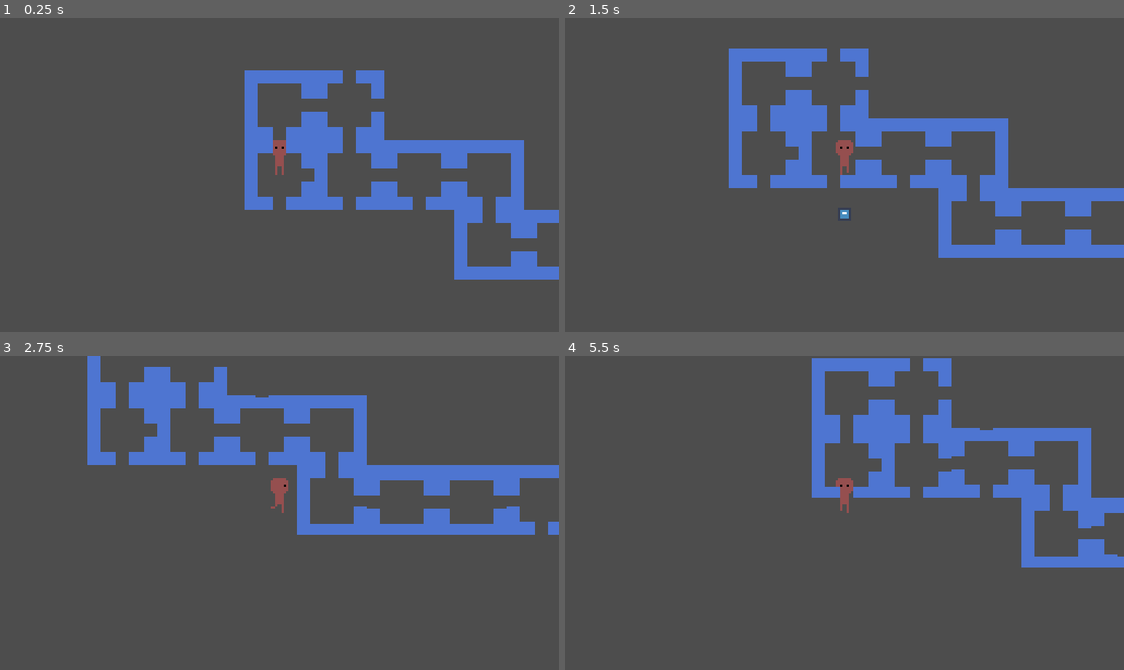
Above: before the commit, frames 1-4 (two rows, left to right).
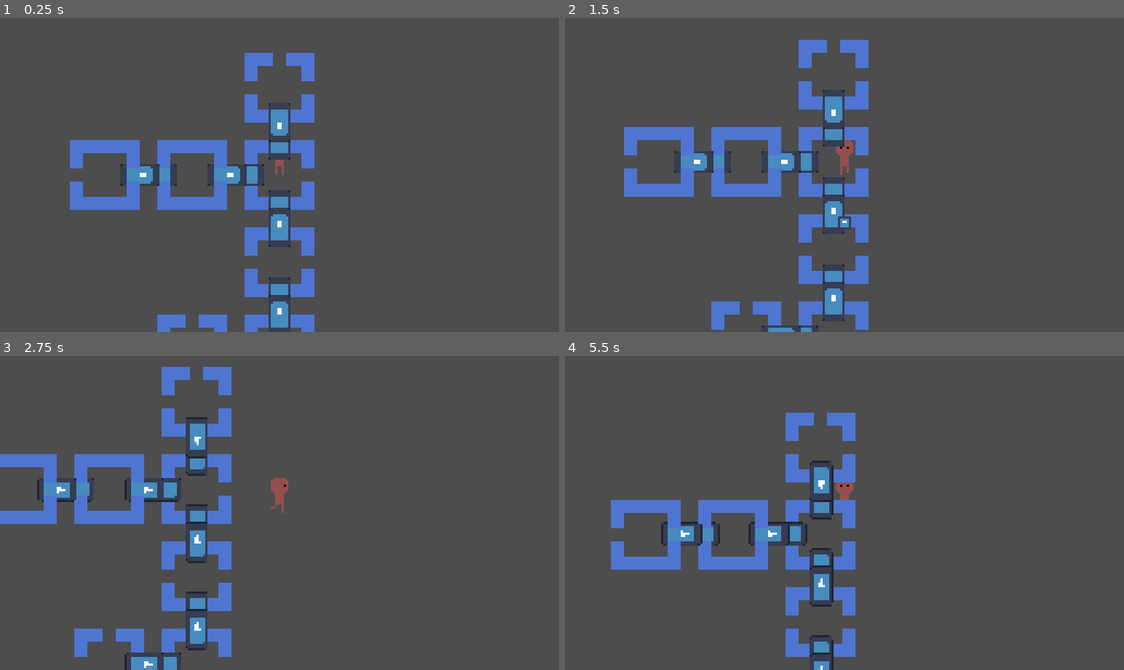
Above: after the commit, the same moments.

Repository: HarryDCheese/team-first-game
Game: Godot game, scene res://scene/world/main.tscn
Same seed, same stepped clock (60 frames per second), same inputs: the game is played once before the commit and once after it. This scene is started directly instead of the project's main scene. The engine's default icon, where the game draws it, is replaced by a stand-in: a white triangle on a blue panel in a dark square.
Inputs:
- Up to frame 1 (0.25 s): no input
- Up to frame 2 (1.5 s): tap Enter at 0.5 s; hold Right (move_right) 0.53-1.28 s; hold J (primary_attack) 0.53-1.28 s; hold Down (move_down) from 1.28 s (still down); tap K (shoot) at 1.35 s
- Up to frame 3 (2.75 s): release Down (move_down) at 2.03 s; hold Right (move_right) from 2.03 s (still down); hold J (primary_attack) from 2.03 s (still down)
- Up to frame 4 (5.5 s): release Right (move_right) at 2.78 s; release J (primary_attack) at 2.78 s; hold Up (move_up) 2.78-3.53 s; tap K (shoot) at 2.85, 4.35 s; hold J (primary_attack) 3.53-4.28 s; hold A (move_left) 3.53-5.03 s; hold Down (move_down) from 5.03 s (still down); hold J (primary_attack) from 5.03 s (still down)

The runs differ from the first frame. In frame 1, 16% of the frame differs, in the area x 12-100%, y 11-100%; in frame 2, 18%; in frame 3, 20%, in the area x 0-100%, y 0-100%; in frame 4, 18%.

Commit message:
Adjust Dungeon Generator
Implement room resources
Adding presentative visual component
Adding door resource
Debugging pickroom and door_enabling algorithm
Adjust expand room algorithm

Diff:
--- /dev/null
+++ b/scene/world/RoomGenerator/DoorScene/door.tscn
@@ -0,0 +1,22 @@
+[gd_scene load_steps=5 format=3 uid="uid://dj1s410d5olxw"]
+
+[ext_resource type="Texture2D" uid="uid://c3pjd072hoi8o" path="res://icon.svg" id="2_dv3wo"]
+
+[sub_resource type="GDScript" id="GDScript_0tlkh"]
+
+[sub_resource type="RectangleShape2D" id="RectangleShape2D_ypqmy"]
+size = Vector2(1.25, 2)
+
+[sub_resource type="AtlasTexture" id="AtlasTexture_7r4uk"]
+atlas = ExtResource("2_dv3wo")
+region = Rect2(0, 0, 128, 128)
+
+[node name="door" type="StaticBody2D"]
+script = SubResource("GDScript_0tlkh")
+
+[node name="CollisionShape2D" type="CollisionShape2D" parent="."]
+shape = SubResource("RectangleShape2D_ypqmy")
+
+[node name="Sprite2D" type="Sprite2D" parent="."]
+scale = Vector2(0.08203128, 0.14453131)
+texture = SubResource("AtlasTexture_7r4uk")
--- /dev/null
+++ b/scene/world/RoomGenerator/DoorScene/normal_room_doors.gd
@@ -0,0 +1,21 @@
+extends Node2D
+@onready var Room = get_parent()
+@onready var scalar = Room.RoomLength
+
+const DirectionVector ={
+	"up": Vector2(0,-1),
+	"down": Vector2(0,1),
+	"left": Vector2(-1,0),
+	"right": Vector2(1,0)
+}
+
+func _ready():
+	door_set_up()
+
+func door_set_up() -> void:
+	var rotation_factor = -1
+	for dir in ["up","right","down","left"]:
+		rotation_factor += 1
+		var dir_door = get_node(dir)
+		dir_door.position = scalar/2*DirectionVector[dir]
+		dir_door.rotation= PI/2*rotation_factor
--- /dev/null
+++ b/scene/world/RoomGenerator/DoorScene/special_room_doors.gd
@@ -0,0 +1,21 @@
+extends Node2D
+@onready var Room = get_parent()
+@onready var scalar = Room.RoomLength
+
+const DirectionVector ={
+	"up": Vector2(0,-1),
+	"down": Vector2(0,1),
+	"left": Vector2(-1,0),
+	"right": Vector2(1,0)
+}
+
+func _ready():
+	door_set_up()
+
+func door_set_up() -> void:
+	var rotation_factor = -1
+	for dir in ["right","left"]:
+		rotation_factor += 2
+		var dir_door = get_node(dir)
+		dir_door.position = scalar/2*DirectionVector[dir]
+		dir_door.rotation= PI/2*rotation_factor
--- a/scene/world/RoomGenerator/data_driven_dungeo_generator.gd
+++ b/scene/world/RoomGenerator/Generatorscript/data_driven_dungeo_generator.gd
@@ -1,29 +1,16 @@
 extends Node2D
 
-const room_size = 32
-const RoomTemplate =[
-	{
-		"type": "normal",
-		"scene": preload("res://scene/world/RoomGenerator/RoomScenes/normal_room.tscn"),
-		"doors": ["up","down","left","right"],
-		"weight": 1
-	},
-	{
-		"type": "special",
-		"scene": preload("res://scene/world/RoomGenerator/RoomScenes/special_room.tscn"),
-		"doors": ["left","right"],
-		"weight": 4
-	}
-]
+const room_size = 40
+@export var RoomTemplate: Array[RoomData]
+
 const DirectionVector ={
 	"up": Vector2(0,-1),
 	"down": Vector2(0,1),
 	"left": Vector2(-1,0),
 	"right": Vector2(1,0)
 }
-var PositionGrid := {}
 
-@export var MaxRooms := 15
+@export var MaxRooms := 10
 var dungeon := {}
 var frontier := []
 
@@ -38,7 +25,7 @@
 	dungeon[start_pos] = get_room_by_type("normal")
 	frontier.append(start_pos)
 
-	while frontier.size() > 0 and dungeon.size() < MaxRooms:
+	while frontier.size() > 0 and dungeon.size() <= MaxRooms:
 		var current = frontier.pop_front()
 		expand_room(current)
 
@@ -46,51 +33,56 @@
 
 func expand_room(pos):
 	var room_data = dungeon[pos]
-
 	for dir in room_data.doors:
-		if randf() < 0.5:
+		if randi()%2 <1:
 			continue
+		if dungeon.size()> MaxRooms:
+			return
 
 		var next_pos = pos + DirectionVector[dir]
-
 		if dungeon.has(next_pos):
 			continue
 
-		var new_room = PickRoom(pos)
+		var neighbor_counter = 0
+		for r in ["up","down","left","right"]:
+			var neighbor_pos = next_pos + DirectionVector[r]
+			if dungeon.has(neighbor_pos):
+				neighbor_counter +=1
 
-		dungeon[next_pos] = new_room
+		if neighbor_counter>= 2:
+			continue
+		dungeon[next_pos] = PickRoom(dir)
 		frontier.append(next_pos)
-
-func PickRoom(pos):
-	var room_data = dungeon[pos]
-	var room_selection= []
-	for i in RoomTemplate:
-		for r in i.doors:
-			if opposite(r) in room_data.doors:
-				room_selection.append(i)
-	return weight_based_selector(room_selection).duplicate(true)
 
 func spawn_rooms():
 	for pos in dungeon.keys():
 		var room_data = dungeon[pos]
-		var room = room_data["scene"].instantiate()
+		var room = room_data.scene.instantiate()
 
 		room.position = pos*room_size
 		add_child(room)
-		room_data["instance"]= room
-	finalize_rooms()
+		dungeon[pos]={
+			"data": room_data,
+			"instance": room
+		}
+	enable_doors()
 
-func finalize_rooms():
+func enable_doors():
 	for pos in dungeon.keys():
-		var room = dungeon[pos].instance
+		var room_info = dungeon[pos]
+		var room_instance = room_info["instance"]
 
 		for dir in ["up", "down", "left", "right"]:
-			if not room.has_node(dir):
+			if not room_instance.has_node("Doors/" + dir):
 				continue
-			var neighbor_pos = pos + DirectionVector[dir]
-			var door_node = room.get_node(dir)
+			var next_pos = pos + DirectionVector[dir]
+			var door_node = room_instance.get_node("Doors/" + dir)
 
-			door_node.visible = dungeon.has(neighbor_pos)
+			if dungeon.has(next_pos):
+				var next_room_data = dungeon[next_pos]["data"]
+				door_node.visible = opposite(dir) in next_room_data.doors
+			else:
+				door_node.visible = false
 
 func opposite(dir):
 	return {
@@ -100,13 +92,25 @@
 		"right": "left"
 	}[dir]
 
+func PickRoom(dir):
+	var room_selection= []
+	for i in RoomTemplate:
+		if opposite(dir) in i.doors:
+			room_selection.append(i)
+
+	if room_selection.is_empty():
+		push_error("no dir found for " + dir)
+		return RoomTemplate[0]
+
+	return weight_based_selector(room_selection)
+
 func weight_based_selector(selection_list):
 	var total_weight=0
 
 	for i in selection_list:
 		total_weight += i.weight
 
-	var roll = randi()%total_weight
+	var roll = randi() % total_weight
 	var weight_in_run=0
 
 	for i in selection_list:
@@ -118,5 +122,5 @@
 func get_room_by_type(type):
 	for i in RoomTemplate:
 		if i.type==type:
-			return i.duplicate(true)
+			return i
 	return null
--- /dev/null
+++ b/scene/world/RoomGenerator/Generatorscript/data_driven_dungeon_generator.tscn
@@ -0,0 +1,10 @@
+[gd_scene load_steps=5 format=3 uid="uid://ccsdlyp8qwjbx"]
+
+[ext_resource type="Script" uid="uid://copkswo67umw4" path="res://scene/world/RoomGenerator/Generatorscript/data_driven_dungeo_generator.gd" id="1_5u7pm"]
+[ext_resource type="Resource" uid="uid://cf6tb4oqcgiw0" path="res://scene/world/RoomGenerator/RoomResources/normal_room.tres" id="2_mnmb0"]
+[ext_resource type="Script" uid="uid://dua655yrf56ru" path="res://scene/world/RoomGenerator/RoomResources/RoomData.gd" id="2_wlftj"]
+[ext_resource type="Resource" uid="uid://cj1b2crxyn28u" path="res://scene/world/RoomGenerator/RoomResources/special_room.tres" id="3_wlftj"]
+
+[node name="Data-DrivenDungeonGenerator" type="Node2D"]
+script = ExtResource("1_5u7pm")
+RoomTemplate = Array[ExtResource("2_wlftj")]([ExtResource("2_mnmb0"), ExtResource("3_wlftj")])
--- a/scene/world/RoomGenerator/dungeon_generator.tscn
+++ b/scene/world/RoomGenerator/Generatorscript/dungeon_generator.tscn
@@ -1,6 +1,6 @@
 [gd_scene load_steps=17 format=3 uid="uid://cyc1i6bgrb1b1"]
 
-[ext_resource type="Script" uid="uid://cal6kcrvk55o3" path="res://scene/world/RoomGenerator/dungeon_generator.gd" id="1_dmsmm"]
+[ext_resource type="Script" uid="uid://cal6kcrvk55o3" path="res://scene/world/RoomGenerator/Generatorscript/dungeon_generator.gd" id="1_dmsmm"]
 [ext_resource type="PackedScene" uid="uid://n087seo3hxkk" path="res://scene/world/RoomGenerator/RoomScenes/udlr.tscn" id="2_xk0ti"]
 [ext_resource type="PackedScene" uid="uid://ip4fdokeevlt" path="res://scene/world/RoomGenerator/RoomScenes/u.tscn" id="3_eqcto"]
 [ext_resource type="PackedScene" uid="uid://efy7ccqo6y77" path="res://scene/world/RoomGenerator/RoomScenes/ud.tscn" id="4_kk72b"]
--- /dev/null
+++ b/scene/world/RoomGenerator/RoomResources/RoomData.gd
@@ -0,0 +1,7 @@
+extends Resource
+class_name RoomData
+
+@export var type: String
+@export var scene: PackedScene
+@export var doors: Array[String]
+@export var weight: int
--- /dev/null
+++ b/scene/world/RoomGenerator/RoomResources/normal_room.tres
@@ -0,0 +1,12 @@
+[gd_resource type="Resource" script_class="RoomData" load_steps=3 format=3 uid="uid://cf6tb4oqcgiw0"]
+
+[ext_resource type="Script" uid="uid://dua655yrf56ru" path="res://scene/world/RoomGenerator/RoomResources/RoomData.gd" id="1_iml3h"]
+[ext_resource type="PackedScene" uid="uid://bpaytnh7d1jbf" path="res://scene/world/RoomGenerator/RoomScenes/normal_room.tscn" id="1_qdtmr"]
+
+[resource]
+script = ExtResource("1_iml3h")
+type = "normal"
+scene = ExtResource("1_qdtmr")
+doors = Array[String](["up", "down", "left", "right"])
+weight = 2
+metadata/_custom_type_script = "uid://dua655yrf56ru"
--- /dev/null
+++ b/scene/world/RoomGenerator/RoomResources/special_room.tres
@@ -0,0 +1,12 @@
+[gd_resource type="Resource" script_class="RoomData" load_steps=3 format=3 uid="uid://cj1b2crxyn28u"]
+
+[ext_resource type="PackedScene" uid="uid://bapukanrk4fwp" path="res://scene/world/RoomGenerator/RoomScenes/special_room.tscn" id="1_5x7na"]
+[ext_resource type="Script" uid="uid://dua655yrf56ru" path="res://scene/world/RoomGenerator/RoomResources/RoomData.gd" id="1_ph5ao"]
+
+[resource]
+script = ExtResource("1_ph5ao")
+type = "special"
+scene = ExtResource("1_5x7na")
+doors = Array[String](["left", "right"])
+weight = 1
+metadata/_custom_type_script = "uid://dua655yrf56ru"
--- a/scene/world/RoomGenerator/RoomScenes/d.tscn
+++ b/scene/world/RoomGenerator/RoomScenes/d.tscn
@@ -1,7 +1,7 @@
 [gd_scene load_steps=4 format=3 uid="uid://bijq3dykhgbln"]
 
 [ext_resource type="PackedScene" uid="uid://n087seo3hxkk" path="res://scene/world/RoomGenerator/RoomScenes/udlr.tscn" id="1_f8nre"]
-[ext_resource type="Texture2D" uid="uid://coxoiul5wb3bn" path="res://scene/world/RoomGenerator/Room.png" id="2_yx0h5"]
+[ext_resource type="Texture2D" uid="uid://coxoiul5wb3bn" path="res://scene/world/RoomGenerator/RoomResources/Room.png" id="2_yx0h5"]
 
 [sub_resource type="AtlasTexture" id="AtlasTexture_nonns"]
 atlas = ExtResource("2_yx0h5")
--- a/scene/world/RoomGenerator/RoomScenes/dl.tscn
+++ b/scene/world/RoomGenerator/RoomScenes/dl.tscn
@@ -1,7 +1,7 @@
 [gd_scene load_steps=4 format=3 uid="uid://ct3vufonfcboq"]
 
 [ext_resource type="PackedScene" uid="uid://n087seo3hxkk" path="res://scene/world/RoomGenerator/RoomScenes/udlr.tscn" id="1_dre3v"]
-[ext_resource type="Texture2D" uid="uid://coxoiul5wb3bn" path="res://scene/world/RoomGenerator/Room.png" id="2_mo8yo"]
+[ext_resource type="Texture2D" uid="uid://coxoiul5wb3bn" path="res://scene/world/RoomGenerator/RoomResources/Room.png" id="2_mo8yo"]
 
 [sub_resource type="AtlasTexture" id="AtlasTexture_3ecui"]
 atlas = ExtResource("2_mo8yo")
--- a/scene/world/RoomGenerator/RoomScenes/dlr.tscn
+++ b/scene/world/RoomGenerator/RoomScenes/dlr.tscn
@@ -1,7 +1,7 @@
 [gd_scene load_steps=4 format=3 uid="uid://ojh5se5t1fpd"]
 
 [ext_resource type="PackedScene" uid="uid://n087seo3hxkk" path="res://scene/world/RoomGenerator/RoomScenes/udlr.tscn" id="1_yc0nn"]
-[ext_resource type="Texture2D" uid="uid://coxoiul5wb3bn" path="res://scene/world/RoomGenerator/Room.png" id="2_pi016"]
+[ext_resource type="Texture2D" uid="uid://coxoiul5wb3bn" path="res://scene/world/RoomGenerator/RoomResources/Room.png" id="2_pi016"]
 
 [sub_resource type="AtlasTexture" id="AtlasTexture_yc0nn"]
 atlas = ExtResource("2_pi016")
--- a/scene/world/RoomGenerator/RoomScenes/dr.tscn
+++ b/scene/world/RoomGenerator/RoomScenes/dr.tscn
@@ -1,7 +1,7 @@
 [gd_scene load_steps=4 format=3 uid="uid://c2v13pbbdkbxl"]
 
 [ext_resource type="PackedScene" uid="uid://n087seo3hxkk" path="res://scene/world/RoomGenerator/RoomScenes/udlr.tscn" id="1_3mht3"]
-[ext_resource type="Texture2D" uid="uid://coxoiul5wb3bn" path="res://scene/world/RoomGenerator/Room.png" id="2_kt068"]
+[ext_resource type="Texture2D" uid="uid://coxoiul5wb3bn" path="res://scene/world/RoomGenerator/RoomResources/Room.png" id="2_kt068"]
 
 [sub_resource type="AtlasTexture" id="AtlasTexture_36wj2"]
 atlas = ExtResource("2_kt068")
--- a/scene/world/RoomGenerator/RoomScenes/l.tscn
+++ b/scene/world/RoomGenerator/RoomScenes/l.tscn
@@ -1,7 +1,7 @@
 [gd_scene load_steps=4 format=3 uid="uid://crxnkvt1bdhyk"]
 
 [ext_resource type="PackedScene" uid="uid://n087seo3hxkk" path="res://scene/world/RoomGenerator/RoomScenes/udlr.tscn" id="1_h72tc"]
-[ext_resource type="Texture2D" uid="uid://coxoiul5wb3bn" path="res://scene/world/RoomGenerator/Room.png" id="2_5axxa"]
+[ext_resource type="Texture2D" uid="uid://coxoiul5wb3bn" path="res://scene/world/RoomGenerator/RoomResources/Room.png" id="2_5axxa"]
 
 [sub_resource type="AtlasTexture" id="AtlasTexture_5bq2n"]
 atlas = ExtResource("2_5axxa")
--- a/scene/world/RoomGenerator/RoomScenes/lr.tscn
+++ b/scene/world/RoomGenerator/RoomScenes/lr.tscn
@@ -1,7 +1,7 @@
 [gd_scene load_steps=4 format=3 uid="uid://dy40u03o8hclv"]
 
 [ext_resource type="PackedScene" uid="uid://n087seo3hxkk" path="res://scene/world/RoomGenerator/RoomScenes/udlr.tscn" id="1_xn2mg"]
-[ext_resource type="Texture2D" uid="uid://coxoiul5wb3bn" path="res://scene/world/RoomGenerator/Room.png" id="2_sapfc"]
+[ext_resource type="Texture2D" uid="uid://coxoiul5wb3bn" path="res://scene/world/RoomGenerator/RoomResources/Room.png" id="2_sapfc"]
 
 [sub_resource type="AtlasTexture" id="AtlasTexture_06rv4"]
 atlas = ExtResource("2_sapfc")
--- a/scene/world/RoomGenerator/RoomScenes/normal_room.tscn
+++ b/scene/world/RoomGenerator/RoomScenes/normal_room.tscn
@@ -1,7 +1,12 @@
-[gd_scene load_steps=2 format=3 uid="uid://bpaytnh7d1jbf"]
+[gd_scene load_steps=6 format=3 uid="uid://bpaytnh7d1jbf"]
+
+[ext_resource type="Texture2D" uid="uid://coxoiul5wb3bn" path="res://scene/world/RoomGenerator/RoomResources/Room.png" id="1_pxfat"]
+[ext_resource type="Script" uid="uid://c0d3auie7t0uo" path="res://scene/world/RoomGenerator/DoorScene/normal_room_doors.gd" id="2_2sqin"]
+[ext_resource type="PackedScene" uid="uid://dj1s410d5olxw" path="res://scene/world/RoomGenerator/DoorScene/door.tscn" id="2_5iya0"]
 
 [sub_resource type="GDScript" id="GDScript_uqxh2"]
 script/source = "extends Node2D
+@export var RoomLength= 32
 
 const DirectionVector ={
 	\"up\": Vector2(0,-1),
@@ -10,25 +15,33 @@
 	\"right\": Vector2(1,0)
 }
 
-func setup_doors(dungeon, grid_pos: Vector2):
-	for door in $Doors.get_children():
-		var dir = door.name.to_lower()
-		var target_pos = grid_pos + DirectionVector[dir]
+func _ready():
+	$Doors.position = Vector2.ZERO
+"
 
-		door.visible = dungeon.has(target_pos)
-"
+[sub_resource type="AtlasTexture" id="AtlasTexture_5iya0"]
+atlas = ExtResource("1_pxfat")
+region = Rect2(32, 32, 32, 32)
 
 [node name="normal room" type="Node2D"]
 script = SubResource("GDScript_uqxh2")
 
 [node name="Sprite2D" type="Sprite2D" parent="."]
+texture = SubResource("AtlasTexture_5iya0")
+
+[node name="Wall" type="Node2D" parent="."]
+
+[node name="Floor" type="Node2D" parent="."]
 
 [node name="Doors" type="Node2D" parent="."]
+position = Vector2(538, 267)
+script = ExtResource("2_2sqin")
 
-[node name="up" type="Node2D" parent="Doors"]
+[node name="up" parent="Doors" instance=ExtResource("2_5iya0")]
+position = Vector2(-444, -212)
 
-[node name="down" type="Node2D" parent="Doors"]
+[node name="down" parent="Doors" instance=ExtResource("2_5iya0")]
 
-[node name="left" type="Node2D" parent="Doors"]
+[node name="left" parent="Doors" instance=ExtResource("2_5iya0")]
 
-[node name="right" type="Node2D" parent="Doors"]
+[node name="right" parent="Doors" instance=ExtResource("2_5iya0")]
--- a/scene/world/RoomGenerator/RoomScenes/r.tscn
+++ b/scene/world/RoomGenerator/RoomScenes/r.tscn
@@ -1,7 +1,7 @@
 [gd_scene load_steps=4 format=3 uid="uid://bm7rnnj3kn6qh"]
 
 [ext_resource type="PackedScene" uid="uid://n087seo3hxkk" path="res://scene/world/RoomGenerator/RoomScenes/udlr.tscn" id="1_o41is"]
-[ext_resource type="Texture2D" uid="uid://coxoiul5wb3bn" path="res://scene/world/RoomGenerator/Room.png" id="2_lmcy3"]
+[ext_resource type="Texture2D" uid="uid://coxoiul5wb3bn" path="res://scene/world/RoomGenerator/RoomResources/Room.png" id="2_lmcy3"]
 
 [sub_resource type="AtlasTexture" id="AtlasTexture_my4uc"]
 atlas = ExtResource("2_lmcy3")
--- a/scene/world/RoomGenerator/RoomScenes/special_room.tscn
+++ b/scene/world/RoomGenerator/RoomScenes/special_room.tscn
@@ -1,28 +1,33 @@
-[gd_scene load_steps=2 format=3 uid="uid://bapukanrk4fwp"]
+[gd_scene load_steps=6 format=3 uid="uid://bapukanrk4fwp"]
+
+[ext_resource type="Texture2D" uid="uid://coxoiul5wb3bn" path="res://scene/world/RoomGenerator/RoomResources/Room.png" id="1_1hw2v"]
+[ext_resource type="Script" uid="uid://dooow46btrb47" path="res://scene/world/RoomGenerator/DoorScene/special_room_doors.gd" id="1_ogcy1"]
+[ext_resource type="PackedScene" uid="uid://dj1s410d5olxw" path="res://scene/world/RoomGenerator/DoorScene/door.tscn" id="1_qh568"]
 
 [sub_resource type="GDScript" id="GDScript_e7agj"]
 script/source = "extends Node2D
-
+@export var RoomLength = 32
 const DirectionVector ={
 	\"up\": Vector2(0,-1),
 	\"down\": Vector2(0,1),
 	\"left\": Vector2(-1,0),
 	\"right\": Vector2(1,0)
 }
+"
 
-func setup_doors(dungeon, grid_pos: Vector2):
-	for door in $Doors.get_children():
-		var dir = door.name.to_lower()
-		var target_pos = grid_pos + DirectionVector[dir]
-
-		door.visible = dungeon.has(target_pos)
-"
+[sub_resource type="AtlasTexture" id="AtlasTexture_qh568"]
+atlas = ExtResource("1_1hw2v")
+region = Rect2(64, 0, 32, 32)
 
 [node name="special room" type="Node2D"]
 script = SubResource("GDScript_e7agj")
 
 [node name="Doors" type="Node2D" parent="."]
+script = ExtResource("1_ogcy1")
 
-[node name="left" type="Node2D" parent="Doors"]
+[node name="left" parent="Doors" instance=ExtResource("1_qh568")]
 
-[node name="right" type="Node2D" parent="Doors"]
+[node name="right" parent="Doors" instance=ExtResource("1_qh568")]
+
+[node name="Sprite2D" type="Sprite2D" parent="."]
+texture = SubResource("AtlasTexture_qh568")
--- a/scene/world/RoomGenerator/RoomScenes/u.tscn
+++ b/scene/world/RoomGenerator/RoomScenes/u.tscn
@@ -1,7 +1,7 @@
 [gd_scene load_steps=4 format=3 uid="uid://ip4fdokeevlt"]
 
 [ext_resource type="PackedScene" uid="uid://n087seo3hxkk" path="res://scene/world/RoomGenerator/RoomScenes/udlr.tscn" id="1_4wv4y"]
-[ext_resource type="Texture2D" uid="uid://coxoiul5wb3bn" path="res://scene/world/RoomGenerator/Room.png" id="2_eulp3"]
+[ext_resource type="Texture2D" uid="uid://coxoiul5wb3bn" path="res://scene/world/RoomGenerator/RoomResources/Room.png" id="2_eulp3"]
 
 [sub_resource type="AtlasTexture" id="AtlasTexture_n0ic7"]
 atlas = ExtResource("2_eulp3")
--- a/scene/world/RoomGenerator/RoomScenes/ud.tscn
+++ b/scene/world/RoomGenerator/RoomScenes/ud.tscn
@@ -1,7 +1,7 @@
 [gd_scene load_steps=4 format=3 uid="uid://efy7ccqo6y77"]
 
 [ext_resource type="PackedScene" uid="uid://n087seo3hxkk" path="res://scene/world/RoomGenerator/RoomScenes/udlr.tscn" id="1_5lulc"]
-[ext_resource type="Texture2D" uid="uid://coxoiul5wb3bn" path="res://scene/world/RoomGenerator/Room.png" id="2_u8dnu"]
+[ext_resource type="Texture2D" uid="uid://coxoiul5wb3bn" path="res://scene/world/RoomGenerator/RoomResources/Room.png" id="2_u8dnu"]
 
 [sub_resource type="AtlasTexture" id="AtlasTexture_m5mkm"]
 atlas = ExtResource("2_u8dnu")
--- a/scene/world/RoomGenerator/RoomScenes/udl.tscn
+++ b/scene/world/RoomGenerator/RoomScenes/udl.tscn
@@ -1,7 +1,7 @@
 [gd_scene load_steps=4 format=3 uid="uid://dq3x0d0d4oo1l"]
 
 [ext_resource type="PackedScene" uid="uid://n087seo3hxkk" path="res://scene/world/RoomGenerator/RoomScenes/udlr.tscn" id="1_mqwkc"]
-[ext_resource type="Texture2D" uid="uid://coxoiul5wb3bn" path="res://scene/world/RoomGenerator/Room.png" id="2_unpdk"]
+[ext_resource type="Texture2D" uid="uid://coxoiul5wb3bn" path="res://scene/world/RoomGenerator/RoomResources/Room.png" id="2_unpdk"]
 
 [sub_resource type="AtlasTexture" id="AtlasTexture_c47ny"]
 atlas = ExtResource("2_unpdk")
--- a/scene/world/RoomGenerator/RoomScenes/udlr.tscn
+++ b/scene/world/RoomGenerator/RoomScenes/udlr.tscn
@@ -1,6 +1,6 @@
 [gd_scene load_steps=4 format=3 uid="uid://n087seo3hxkk"]
 
-[ext_resource type="Texture2D" uid="uid://coxoiul5wb3bn" path="res://scene/world/RoomGenerator/Room.png" id="1_ymv22"]
+[ext_resource type="Texture2D" uid="uid://coxoiul5wb3bn" path="res://scene/world/RoomGenerator/RoomResources/Room.png" id="1_ymv22"]
 [ext_resource type="Script" uid="uid://n6tfi21fgkwm" path="res://scene/world/RoomGenerator/RoomScenes/udlr.gd" id="2_wpuk1"]
 
 [sub_resource type="AtlasTexture" id="AtlasTexture_hpsyo"]
--- a/scene/world/RoomGenerator/RoomScenes/udr.tscn
+++ b/scene/world/RoomGenerator/RoomScenes/udr.tscn
@@ -1,7 +1,7 @@
 [gd_scene load_steps=4 format=3 uid="uid://l341ocfj0fsm"]
 
 [ext_resource type="PackedScene" uid="uid://n087seo3hxkk" path="res://scene/world/RoomGenerator/RoomScenes/udlr.tscn" id="1_cgrtv"]
-[ext_resource type="Texture2D" uid="uid://coxoiul5wb3bn" path="res://scene/world/RoomGenerator/Room.png" id="2_spre3"]
+[ext_resource type="Texture2D" uid="uid://coxoiul5wb3bn" path="res://scene/world/RoomGenerator/RoomResources/Room.png" id="2_spre3"]
 
 [sub_resource type="AtlasTexture" id="AtlasTexture_41f8j"]
 atlas = ExtResource("2_spre3")
--- a/scene/world/RoomGenerator/RoomScenes/ul.tscn
+++ b/scene/world/RoomGenerator/RoomScenes/ul.tscn
@@ -1,7 +1,7 @@
 [gd_scene load_steps=4 format=3 uid="uid://bipgliqxbs0rg"]
 
 [ext_resource type="PackedScene" uid="uid://n087seo3hxkk" path="res://scene/world/RoomGenerator/RoomScenes/udlr.tscn" id="1_1sy7y"]
-[ext_resource type="Texture2D" uid="uid://coxoiul5wb3bn" path="res://scene/world/RoomGenerator/Room.png" id="2_2unik"]
+[ext_resource type="Texture2D" uid="uid://coxoiul5wb3bn" path="res://scene/world/RoomGenerator/RoomResources/Room.png" id="2_2unik"]
 
 [sub_resource type="AtlasTexture" id="AtlasTexture_xftqn"]
 atlas = ExtResource("2_2unik")
--- a/scene/world/RoomGenerator/RoomScenes/ulr.tscn
+++ b/scene/world/RoomGenerator/RoomScenes/ulr.tscn
@@ -1,7 +1,7 @@
 [gd_scene load_steps=4 format=3 uid="uid://cdgmnn1mre5mn"]
 
 [ext_resource type="PackedScene" uid="uid://n087seo3hxkk" path="res://scene/world/RoomGenerator/RoomScenes/udlr.tscn" id="1_8bcxg"]
-[ext_resource type="Texture2D" uid="uid://coxoiul5wb3bn" path="res://scene/world/RoomGenerator/Room.png" id="2_owcnk"]
+[ext_resource type="Texture2D" uid="uid://coxoiul5wb3bn" path="res://scene/world/RoomGenerator/RoomResources/Room.png" id="2_owcnk"]
 
 [sub_resource type="AtlasTexture" id="AtlasTexture_63mf1"]
 atlas = ExtResource("2_owcnk")
--- a/scene/world/RoomGenerator/RoomScenes/ur.tscn
+++ b/scene/world/RoomGenerator/RoomScenes/ur.tscn
@@ -1,7 +1,7 @@
 [gd_scene load_steps=4 format=3 uid="uid://p0gha4va310b"]
 
 [ext_resource type="PackedScene" uid="uid://n087seo3hxkk" path="res://scene/world/RoomGenerator/RoomScenes/udlr.tscn" id="1_3yhix"]
-[ext_resource type="Texture2D" uid="uid://coxoiul5wb3bn" path="res://scene/world/RoomGenerator/Room.png" id="2_r5el0"]
+[ext_resource type="Texture2D" uid="uid://coxoiul5wb3bn" path="res://scene/world/RoomGenerator/RoomResources/Room.png" id="2_r5el0"]
 
 [sub_resource type="AtlasTexture" id="AtlasTexture_w5aeg"]
 atlas = ExtResource("2_r5el0")
--- a/scene/world/RoomGenerator/data_driven_dungeon_generator.tscn
+++ /dev/null
@@ -1,6 +0,0 @@
-[gd_scene load_steps=2 format=3 uid="uid://ccsdlyp8qwjbx"]
-
-[ext_resource type="Script" uid="uid://copkswo67umw4" path="res://scene/world/RoomGenerator/data_driven_dungeo_generator.gd" id="1_6scq2"]
-
-[node name="Data-DrivenDungeonGenerator" type="Node2D"]
-script = ExtResource("1_6scq2")
--- a/scene/world/main.tscn
+++ b/scene/world/main.tscn
@@ -1,10 +1,14 @@
-[gd_scene load_steps=3 format=3 uid="uid://j0dycrk4hcdb"]
+[gd_scene load_steps=4 format=3 uid="uid://j0dycrk4hcdb"]
 
 [ext_resource type="PackedScene" uid="uid://didi6gos24tun" path="res://scene/player/Player.tscn" id="1_xlujl"]
-[ext_resource type="PackedScene" uid="uid://cyc1i6bgrb1b1" path="res://scene/world/RoomGenerator/dungeon_generator.tscn" id="2_5dmkr"]
+[ext_resource type="PackedScene" uid="uid://cyc1i6bgrb1b1" path="res://scene/world/RoomGenerator/Generatorscript/dungeon_generator.tscn" id="2_5dmkr"]
+[ext_resource type="PackedScene" uid="uid://ccsdlyp8qwjbx" path="res://scene/world/RoomGenerator/Generatorscript/data_driven_dungeon_generator.tscn" id="3_eispx"]
 
 [node name="Main" type="Node2D"]
 
 [node name="Player" parent="." instance=ExtResource("1_xlujl")]
 
 [node name="DungeonGenerator" parent="." instance=ExtResource("2_5dmkr")]
+visible = false
+
+[node name="Data-DrivenDungeonGenerator" parent="." instance=ExtResource("3_eispx")]
Not shown, added: scene/world/RoomGenerator/DoorScene/normal_room_doors.gd.uid
Not shown, added: scene/world/RoomGenerator/DoorScene/special_room_doors.gd.uid
Renamed: scene/world/RoomGenerator/data_driven_dungeo_generator.gd.uid -> scene/world/RoomGenerator/Generatorscript/data_driven_dungeo_generator.gd.uid
Renamed: scene/world/RoomGenerator/dungeon_generator.gd -> scene/world/RoomGenerator/Generatorscript/dungeon_generator.gd
Renamed: scene/world/RoomGenerator/dungeon_generator.gd.uid -> scene/world/RoomGenerator/Generatorscript/dungeon_generator.gd.uid
Renamed: scene/world/RoomGenerator/Room.png -> scene/world/RoomGenerator/RoomResources/Room.png
Not shown, changed: scene/world/RoomGenerator/RoomResources/Room.png.import
Not shown, added: scene/world/RoomGenerator/RoomResources/RoomData.gd.uid
